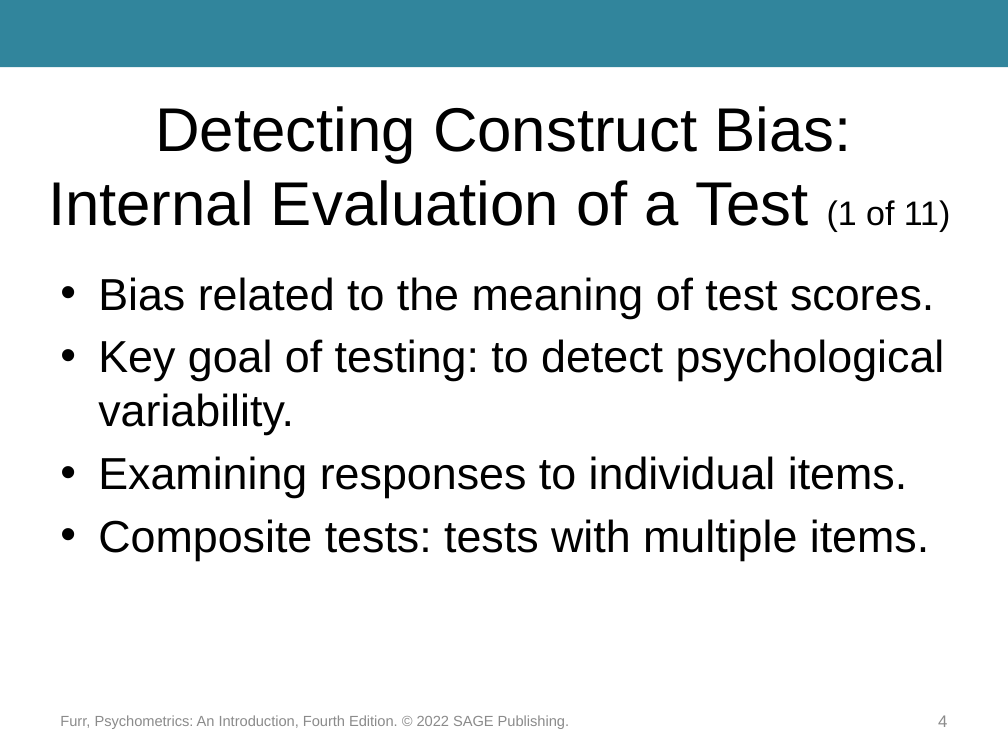
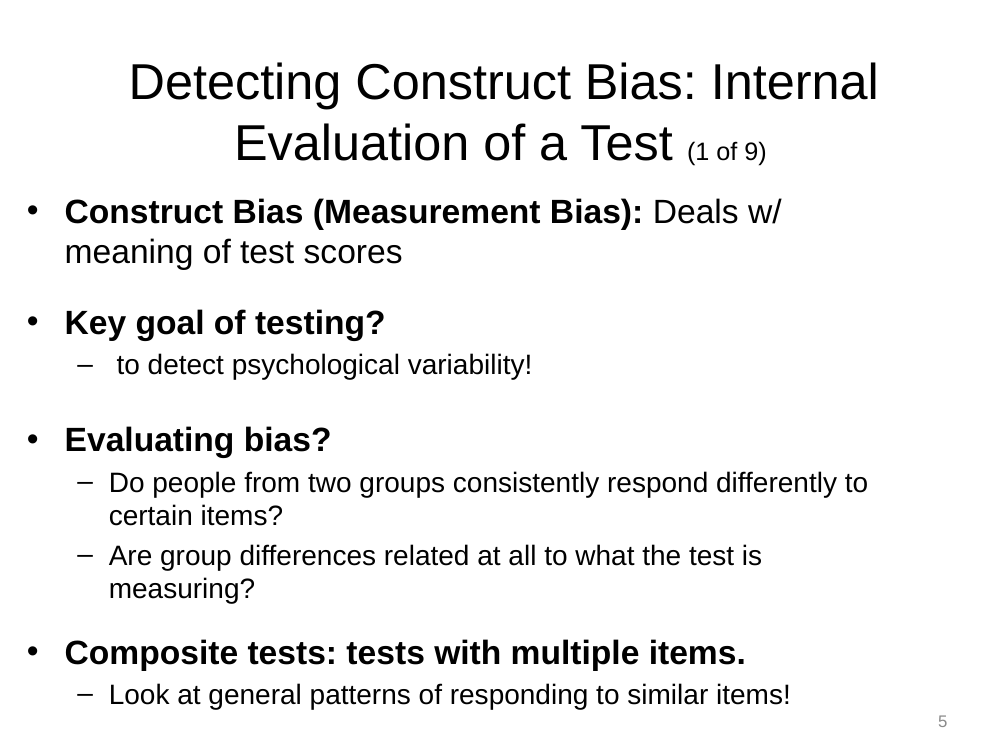
Before and after one commit to npm27/Teaching-Materials, a slide deck: slide 5 of Tests and Eval/Slides/Furr_4e_Ch11_Presentation.pptx (slide 4 before the commit). Drawn at 1008x756 pixels with LibreOffice and Linux fonts; fonts in the diff are those of the drawing. Boxes give left, top, right and bottom in pixels: in the first picture for what was removed or moved away, otherwise in the second. Text is boxed around its words. In the diff, an @@ line names an element or a change of style, - is before the commit and + after.

Commit message:
Work on tests and eval

```diff
--- a/Tests and Eval/Slides/Furr_4e_Ch11_Presentation.pptx
+++ b/Tests and Eval/Slides/Furr_4e_Ch11_Presentation.pptx
@@ rectangle removed at (0,0,1008,68) @@
@@ title at (129,62,879,165): text changed; size 44.1 to 36 pt @@
-Detecting Construct Bias: Internal Evaluation of a Test (1 of 11)
+Detecting Construct Bias: Internal Evaluation of a Test (1 of 9)
@@ text "Construct Bias (Measurement Bias): Deals ...": place and size @@
-text "Construct Bias (Measurement Bias): Deals ..." at (98,277,945,561)
+text "Construct Bias (Measurement Bias): Deals ..." at (65,198,868,709)
@@ text at (65,198,868,603): text changed; size 32 to 20 pt @@
-• Bias related to the meaning of test scores.
-• Key goal of testing: to detect psychological variability.
-• Examining responses to individual items.
+• Construct Bias (Measurement Bias): Deals w/ meaning of test scores
+• Key goal of testing?
+  – to detect psychological variability!
+• Evaluating bias?
+  – Do people from two groups consistently respond differently to certain items?
+  – Are group differences related at all to what the test is measuring?
@@ text at (65,639,746,671): size 32 to 24 pt, bold on in "Composite tests: tests with multiple items."; less space between paragraphs @@
@@ text at (109,683,791,709): paragraph added @@
+  – Look at general patterns of responding to similar items!
@@ text removed at (60,715,569,729) @@
-Furr, Psychometrics: An Introduction, Fourth Edition. © 2022 SAGE Publishing.
@@ page number at (938,715,947,727): text changed @@
-4
+5
```
Also in this commit, not shown: 22 other slides changed, 4 slides added, 12 slides removed, 6 other files.
